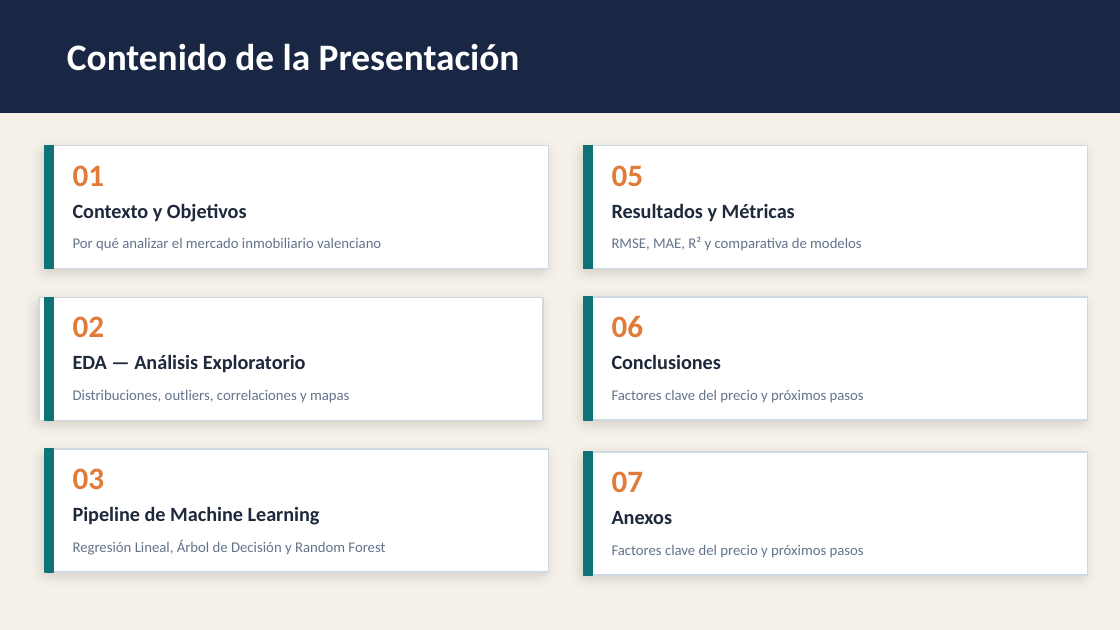
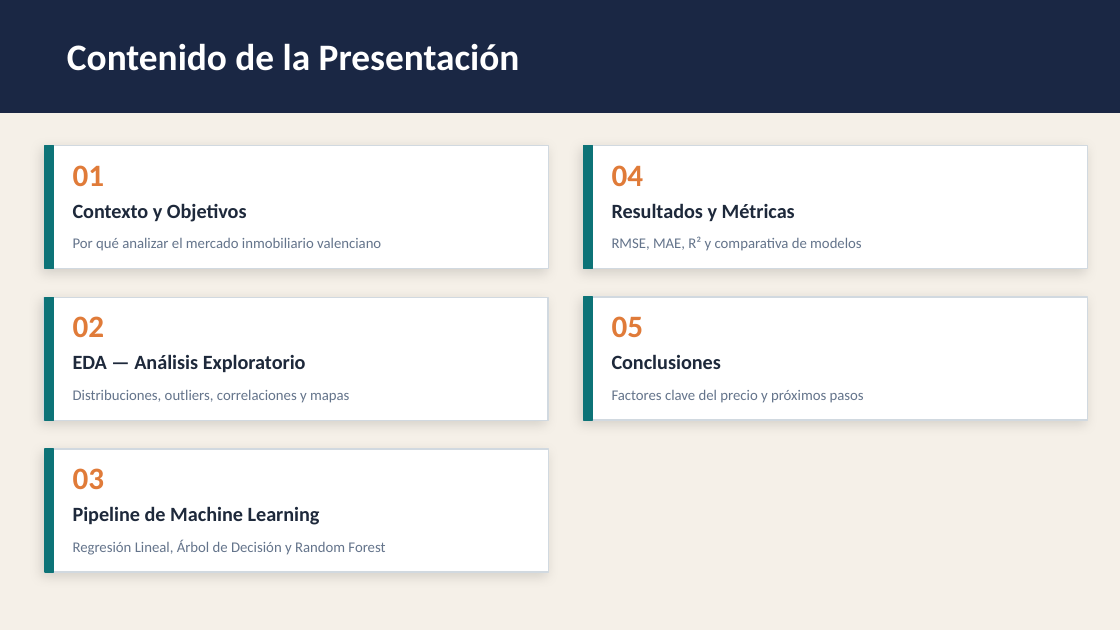
Before and after one commit to Apriroca/ML_Prediccion_Vivienda_Valencia, a slide deck: slide 2 of Presentacion.pptx. Drawn at 1120x630 pixels with LibreOffice and Linux fonts; fonts in the diff are those of the drawing. Boxes give left, top, right and bottom in pixels: in the first picture for what was removed or moved away, otherwise in the second. Text is boxed around its words. In the diff, an @@ line names an element or a change of style, - is before the commit and + after.

```diff
--- a/Presentacion.pptx
+++ b/Presentacion.pptx
@@ text at (612, 165, 644, 186): text changed @@
-05
+04
@@ rectangle: place and size @@
-rectangle at (39, 297, 543, 420)
+rectangle at (44, 297, 548, 420)
@@ text at (612, 316, 644, 337): text changed @@
-06
+05
@@ rectangle removed at (584, 451, 1088, 575) @@
@@ rectangle removed at (584, 451, 592, 575) @@
@@ text removed at (612, 471, 644, 492) @@
-07
@@ text removed at (612, 511, 673, 524) @@
-Anexos
@@ text removed at (612, 544, 864, 558) @@
-Factores clave del precio y próximos pasos
```
Also in this commit, not shown: 1 other slide changed, 1 slide added, 3 slides removed.
